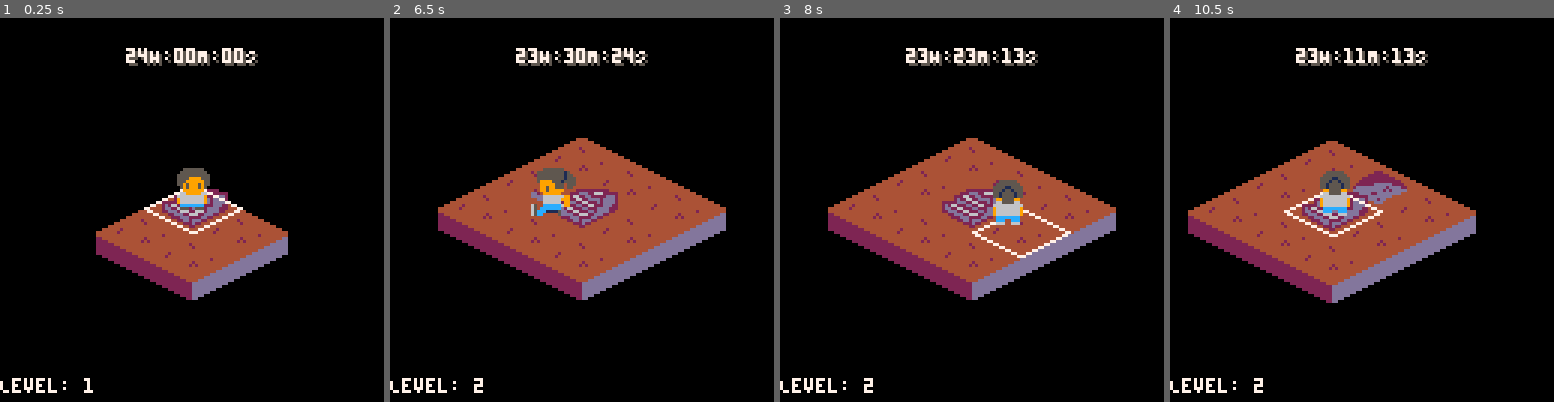
Above: before the commit, frames 1-4 (left to right).
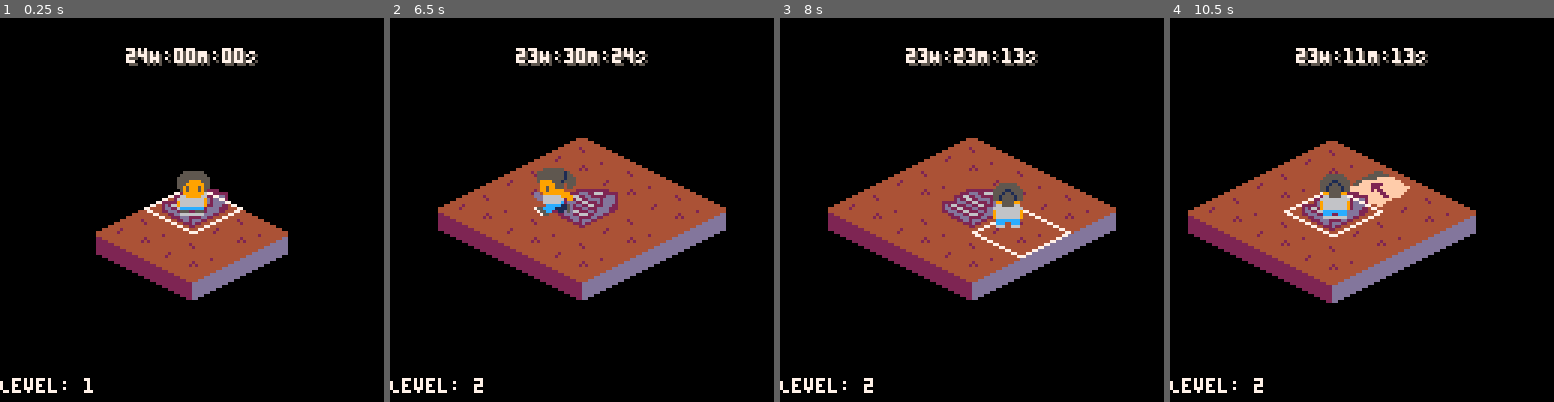
Above: after the commit, the same moments.

Repository: scottnm/collards.p8
Game: PICO-8 cartridge collards.p8
Same seed, same stepped clock (60 frames per second), same inputs: the game is played once before the commit and once after it.
Inputs:
- Up to frame 1 (0.25 s): no input
- Up to frame 2 (6.5 s): tap O (Z key) at 0.33, 0.7, 1.43, 2.22, 3.1, 3.98, 4.87, 5.75 s; tap X (X key) at 1.07, 2.07, 2.4, 2.73, 3.07, 3.4, 3.73, 4.07, 4.4, 4.73, 5.07, 5.4, 5.73, 6.07, 6.4 s; hold Left 1.97-2.37 s; hold Down 2.42-2.82 s; hold Right 2.87-3.53 s; hold Up 3.58-4.08 s; hold Right 4.13-4.53 s; hold Down 4.58-5.08 s; hold Left 5.13-5.8 s; hold Up 5.85-6.18 s; hold Left from 6.23 s (still down)
- Up to frame 3 (8 s): release Left at 6.63 s; tap O (Z key) at 6.63, 7.52 s; hold Down 6.68-7.08 s; tap X (X key) every 0.33 s from 6.73 to 7.73 s; hold Right 7.13-7.8 s; hold Up from 7.85 s (still down)
- Up to frame 4 (10.5 s): tap X (X key) every 0.33 s from 8.07 to 10.4 s; release Up at 8.35 s; hold Right 8.4-8.8 s; tap O (Z key) at 8.4, 9.28, 10.17 s; hold Down 8.85-9.35 s; hold Left 9.4-10.07 s; hold Up 10.12-10.45 s

The runs differ from the first frame. In frame 1, 0.4% of the frame differs, in the area x 46-55%, y 39-52%; in frame 2, 0.3%; in frame 3, 0.4%; in frame 4, 1.2%, in the area x 39-63%, y 39-53%.

Commit message:
Added support for hint arrows. Revealing an empty space will guide you to the exit

Diff:
--- a/main.lua
+++ b/main.lua
@@ -6,6 +6,17 @@
     Finish = 3,
     Trap = 4,
     Fall = 5,
+}
+
+HintArrow = {
+    Up = 1,
+    UpRight = 2,
+    Right = 3,
+    DownRight = 4,
+    Down = 5,
+    DownLeft = 6,
+    Left = 7,
+    UpLeft = 8,
 }
 
 -- constants
@@ -126,9 +137,7 @@
     end
 
     -- If the camera is outside of the max allowed distance, move it closer
-    local dir_vector = {
-        x = camera_ofs.x - player_camera_center_ofs.x,
-        y = camera_ofs.y - player_camera_center_ofs.y }
+    local dir_vector = sub_vec2(camera_ofs, player_camera_center_ofs)
 
     -- take the distance and divide it out to get the unit vector
     local dist = sqrt(dist_squared)
@@ -139,7 +148,7 @@
     dir_vector.x *= MAX_CAMERA_DISTANCE_FROM_PLAYER()
     dir_vector.y *= MAX_CAMERA_DISTANCE_FROM_PLAYER()
 
-    new_ofs = add_pos(player.pos, dir_vector)
+    new_ofs = add_vec2(player.pos, dir_vector)
     camera_ofs.x = new_ofs.x - 64
     camera_ofs.y = new_ofs.y - 64
 end
@@ -159,13 +168,14 @@
     for isocell in all(g_map.isocells) do
         local frame_idx = get_iso_tile_sprite_frame(isocell.tile)
         if frame_idx != nil then
-            -- DRAW A TOWER BORDER
-            -- rectfill(isocell.pos.x - ISO_TILE_WIDTH()/2, isocell.pos.y, isocell.pos.x, 128, Colors.Maroon)
-            -- rectfill(isocell.pos.x, isocell.pos.y, isocell.pos.x + ISO_TILE_WIDTH()/2, 128, Colors.BlueGray)
-
             -- DRAW A THIN BORDER
             spr(128, isocell.pos.x - ISO_TILE_WIDTH()/2, isocell.pos.y, 4, 2, false)
             spr(frame_idx, isocell.pos.x - ISO_TILE_WIDTH()/2, isocell.pos.y - ISO_TILE_HEIGHT()/2, 4, 2, false)
+
+            -- draw the hint arrow if the empty hint cell is visible
+            if isocell.tile.type == TileType.Empty and isocell.tile.visible then
+                draw_hint_arrow(isocell.pos, isocell.tile.hint)
+            end
         end
     end
 
@@ -210,6 +220,53 @@
     -- print("cpu:  "..stat(1), 80, 90, Colors.White)
     -- print("fps(t): "..stat(8), 80, 100, Colors.White)
     -- print("fps(a): "..stat(7), 80, 110, Colors.White)
+end
+
+function draw_hint_arrow(pos_center, hint)
+    local arrow_tile_px_size = 8
+    local pos = {
+        x = pos_center.x - (arrow_tile_px_size/2),
+        y = pos_center.y - (arrow_tile_px_size/2) }
+
+    local frame = nil
+    local flip_x = nil
+    local flip_y = nil
+
+    if     hint == HintArrow.Right then
+        frame = 134
+        flip_x = false
+        flip_y = false
+    elseif hint == HintArrow.DownRight then
+        frame = 133
+        flip_x = false
+        flip_y = true
+    elseif hint == HintArrow.Down then
+        frame = 132
+        flip_x = false
+        flip_y = true
+    elseif hint == HintArrow.DownLeft then
+        frame = 133
+        flip_x = true
+        flip_y = true
+    elseif hint == HintArrow.Left then
+        frame = 134
+        flip_x = true
+        flip_y = false
+    elseif hint == HintArrow.UpLeft then
+        frame = 133
+        flip_x = true
+        flip_y = false
+    elseif hint == HintArrow.Up then
+        frame = 132
+        flip_x = false
+        flip_y = false
+    else -- hint == HintArrow.UpRight
+        frame = 133
+        flip_x = false
+        flip_y = false
+    end
+
+    spr(frame, pos.x, pos.y, 1, 1, flip_x, flip_y)
 end
 
 function move_to_level(next_level)
@@ -305,6 +362,39 @@
     local iso_finish_cell_idx = select_random_empty_isomap_tile_idx(next_map)
     next_map.isocells[iso_finish_cell_idx].tile = make_tile(false, TileType.Finish)
 
+    -- now that we've placed the finish cell, update all the empty cells with hints
+    local iso_finish_cell_pos = next_map.isocells[iso_finish_cell_idx].pos
+    for cell in all(next_map.isocells) do
+        if cell.tile.type == TileType.Empty then
+            local dir_vector = sub_vec2(iso_finish_cell_pos, cell.pos)
+            local unit_circle_ratio = atan2(dir_vector.x, -1 * dir_vector.y)
+            local angle_to_finish_point_deg = unit_circle_ratio * 360
+
+            local hint_arrow = nil
+            if     angle_to_finish_point_deg <  22.5 then
+                hint_arrow = HintArrow.Right
+            elseif angle_to_finish_point_deg <  67.5 then
+                hint_arrow = HintArrow.DownRight
+            elseif angle_to_finish_point_deg < 112.5 then
+                hint_arrow = HintArrow.Down
+            elseif angle_to_finish_point_deg < 157.5 then
+                hint_arrow = HintArrow.DownLeft
+            elseif angle_to_finish_point_deg < 202.5 then
+                hint_arrow = HintArrow.Left
+            elseif angle_to_finish_point_deg < 247.5 then
+                hint_arrow = HintArrow.UpLeft
+            elseif angle_to_finish_point_deg < 292.5 then
+                hint_arrow = HintArrow.Up
+            elseif angle_to_finish_point_deg < 337.5 then
+                hint_arrow = HintArrow.UpRight
+            else
+                hint_arrow = HintArrow.Right
+            end
+
+            cell.tile.hint = hint_arrow
+        end
+    end
+
     g_maps[next_level] = next_map
     g_map = next_map
 end
@@ -332,13 +422,13 @@
 function get_iso_tile_sprite_frame(tile)
     if tile.visible then
         if tile.type == TileType.Empty then
-            return 100
+            return 160
         elseif tile.type == TileType.Start then
             return 108
         elseif tile.type == TileType.Finish then
             return 104
         elseif tile.type == TileType.Trap then
-            return 72
+            return 76
         elseif tile.type == TileType.Fall then
             return nil
         else
@@ -404,7 +494,7 @@
     end
 
     for move in all(move_candidates) do
-        g_player.pos = add_pos(old_player_pos, move)
+        g_player.pos = add_vec2(old_player_pos, move)
 
         -- check if we've standing on any fall tiles and if so, rollback the movement
         local cells = get_iso_cells_under_player(g_map, g_player)
@@ -579,6 +669,10 @@
     return map.iso_width * 2 - 1
 end
 
-function add_pos(p1, p2)
+function add_vec2(p1, p2)
     return { x = p1.x + p2.x, y = p1.y + p2.y }
 end
+
+function sub_vec2(p1, p2)
+    return { x = p1.x - p2.x, y = p1.y - p2.y }
+end
Not shown, changed: 71 lines of the sprite sheet (__gfx__) section of collards.p8
